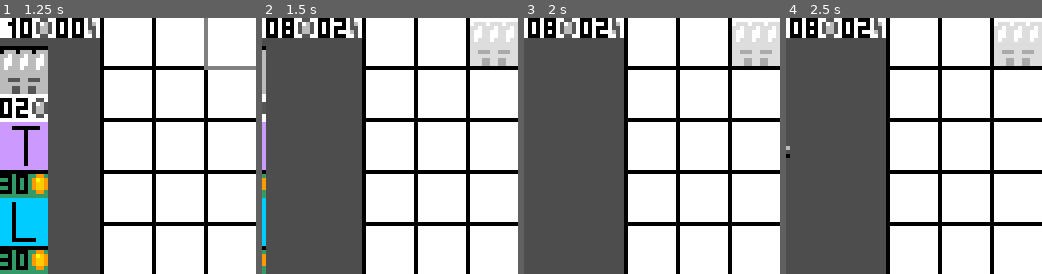
Above: before the commit, frames 1-4 (left to right).
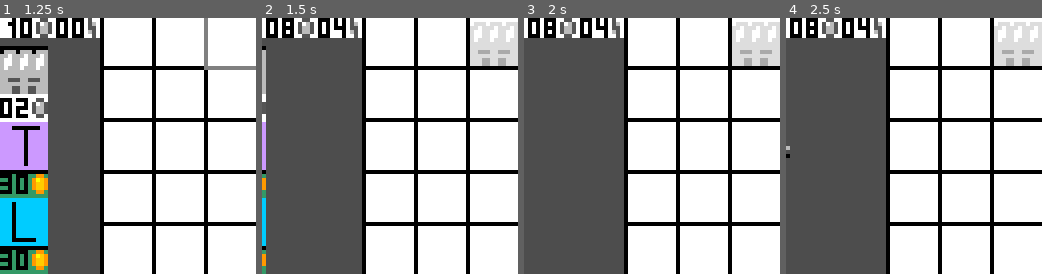
Above: after the commit, the same moments.

Repository: maYayoh/GenVsZomb
Game: Godot game, scene res://scenes/world.tscn
Same seed, same stepped clock (60 frames per second), same inputs: the game is played once before the commit and once after it.
Inputs (mouse positions are in pixels of both pictures, inside the frame that each line leads up to):
- Up to frame 1 (1.25 s): tap Enter at 0.5 s; move the mouse to (232, 41) at 0.52 s; click (232, 41) at 0.67 s
- Up to frame 2 (1.5 s): click (285, 69) at 1.25 s
- Up to frame 3 (2 s): no input
- Up to frame 4 (2.5 s): tap Space at 2 s; move the mouse to (1018, 41) at 2.02 s; click (1018, 41) at 2.17 s

Frame 1 is identical in both runs. In frame 2, 0.1% of the frame differs, in the area x 28-33%, y 0-8%; in frame 3, 0.1%; in frame 4, 0.1%.

Commit message:
Generator Tile broke? fixed

Diff:
--- a/scenes/tiles/generator_tile.tscn
+++ b/scenes/tiles/generator_tile.tscn
@@ -1,24 +1,24 @@
-[gd_scene load_steps=4 format=3 uid="uid://elmxaqlgiu0q"]
+[gd_scene load_steps=4 format=3 uid="uid://bha250v6ceqyp"]
 
-[ext_resource type="Script" path="res://scripts/tiles/BaseTile.gd" id="1_ehtm2"]
-[ext_resource type="Texture2D" uid="uid://dminj6hatkxe7" path="res://assets/textures/tiles/gen.png" id="2_5jw56"]
+[ext_resource type="Script" path="res://scripts/tiles/BaseTile.gd" id="1_qr7cs"]
+[ext_resource type="Texture2D" uid="uid://dminj6hatkxe7" path="res://assets/textures/tiles/gen.png" id="2_omr0b"]
 
-[sub_resource type="RectangleShape2D" id="RectangleShape2D_2bhmv"]
+[sub_resource type="RectangleShape2D" id="RectangleShape2D_klfxf"]
 size = Vector2(12, 12)
 
 [node name="GeneratorTile" type="Area2D"]
-collision_layer = 9
-collision_mask = 4
-monitoring = false
-script = ExtResource("1_ehtm2")
+collision_layer = 8
+script = ExtResource("1_qr7cs")
 health = 10
 money_cost = 2
-energy_cost = -2
+energy_cost = -4
 
 [node name="CollisionShape2D" type="CollisionShape2D" parent="."]
-shape = SubResource("RectangleShape2D_2bhmv")
+shape = SubResource("RectangleShape2D_klfxf")
 
 [node name="Sprite2D" type="Sprite2D" parent="."]
 texture_filter = 1
-texture = ExtResource("2_5jw56")
+texture = ExtResource("2_omr0b")
 region_rect = Rect2(9, 9, 12, 12)
+
+[connection signal="input_event" from="." to="." method="on_click"]
--- a/scenes/tiles/laboratory_tile.tscn
+++ /dev/null
@@ -1,18 +0,0 @@
-[gd_scene load_steps=4 format=3 uid="uid://c47444dbjn5k5"]
-
-[ext_resource type="Script" path="res://scripts/tiles/LaboratoryTile.gd" id="1_2uxnr"]
-[ext_resource type="Texture2D" uid="uid://cam7prhtnsc7s" path="res://assets/textures/tiles/lab.png" id="2_fhm45"]
-
-[sub_resource type="RectangleShape2D" id="RectangleShape2D_2bhmv"]
-size = Vector2(12, 12)
-
-[node name="LaboratoryTile" type="Area2D"]
-script = ExtResource("1_2uxnr")
-
-[node name="CollisionShape2D" type="CollisionShape2D" parent="."]
-shape = SubResource("RectangleShape2D_2bhmv")
-
-[node name="Sprite2D" type="Sprite2D" parent="."]
-texture_filter = 1
-texture = ExtResource("2_fhm45")
-region_rect = Rect2(9, 9, 12, 12)
--- a/scenes/tiles/tower_tile.tscn
+++ /dev/null
@@ -1,18 +0,0 @@
-[gd_scene load_steps=4 format=3 uid="uid://b75nvqmo3tkr3"]
-
-[ext_resource type="Script" path="res://scripts/tiles/TowerTile.gd" id="1_r8j8h"]
-[ext_resource type="Texture2D" uid="uid://c1q5e72qsuou7" path="res://assets/textures/tiles/tour.png" id="2_iyoyq"]
-
-[sub_resource type="RectangleShape2D" id="RectangleShape2D_2bhmv"]
-size = Vector2(12, 12)
-
-[node name="TowerTile" type="Area2D"]
-script = ExtResource("1_r8j8h")
-
-[node name="CollisionShape2D" type="CollisionShape2D" parent="."]
-shape = SubResource("RectangleShape2D_2bhmv")
-
-[node name="Sprite2D" type="Sprite2D" parent="."]
-texture_filter = 1
-texture = ExtResource("2_iyoyq")
-region_rect = Rect2(9, 9, 12, 12)
--- a/scenes/world.tscn
+++ b/scenes/world.tscn
@@ -251,6 +251,6 @@
 "": SubResource("AnimationLibrary_tb2w8")
 }
 
-[connection signal="update_ressource" from="TileManager" to="." method="_on_update_ressource"]
+[connection signal="update_ressources" from="TileManager" to="." method="_on_update_ressource"]
 [connection signal="update_ressources" from="ZombieManager" to="." method="_on_update_ressource"]
 [connection signal="area_entered" from="EndZone" to="EndZone" method="_on_area_entered"]
--- a/scripts/tiles/BaseTile.gd
+++ b/scripts/tiles/BaseTile.gd
@@ -34,4 +34,4 @@
 		queue_free()
 
 func on_destroy():
-	($"../.." as TileManager).update_ressource.emit(-money_cost if newly_placed else 0, -energy_cost)
+	($"../.." as TileManager).update_ressources.emit(-money_cost if newly_placed else 0, -energy_cost)
--- a/scripts/tiles/TileManager.gd
+++ b/scripts/tiles/TileManager.gd
@@ -1,11 +1,11 @@
 extends Node2D
 class_name TileManager
 
-signal update_ressource(money, energy)
+signal update_ressources(money, energy)
 
 const GeneratorTile = preload("res://scenes/tiles/generator_tile.tscn")
-const TowerTile = preload("res://scenes/tiles/tower_tile.tscn")
-const LaboratoryTile = preload("res://scenes/tiles/laboratory_tile.tscn")
+#const TowerTile = preload("res://scenes/tiles/tower_tile.tscn")
+#const LaboratoryTile = preload("res://scenes/tiles/laboratory_tile.tscn")
 
 var selected_slot : TileSlot = null
 
@@ -27,11 +27,11 @@
 	match(tile_type):
 		BuildButton.TileType.GENERATOR:
 			node = GeneratorTile.instantiate()
-		BuildButton.TileType.TOWER:
-			node = TowerTile.instantiate()
-		BuildButton.TileType.LABORATORY:
-			node = LaboratoryTile.instantiate()
+#		BuildButton.TileType.TOWER:
+#			node = TowerTile.instantiate()
+#		BuildButton.TileType.LABORATORY:
+#			node = LaboratoryTile.instantiate()
 
-	update_ressource.emit(node.money_cost, node.energy_cost)
+	update_ressources.emit(node.money_cost, node.energy_cost)
 
 	selected_slot.add_building(node)
